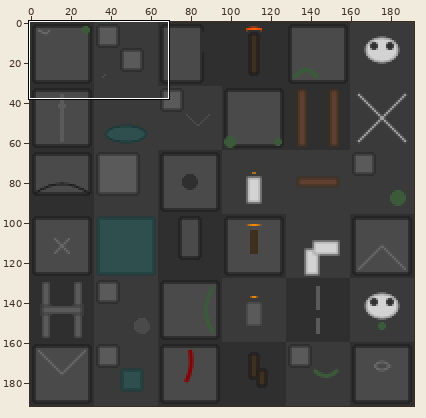
One commit to this sprite sheet: public/assets/tilesets/dungeon_tiles.png. The first picture is a wide view before the edit; the outline marks the close-up.
Close-up. Old version:
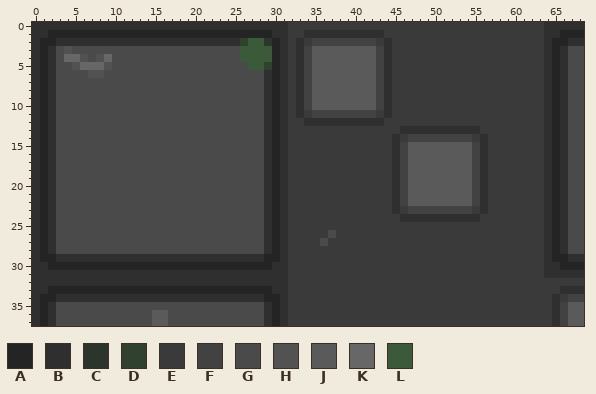
The file is 192x192 pixels. Colours within 5 levels of each other are drawn and written as one. Shown: x 0..68, y 0..37.
Palette (. is transparent): A #242424  B #2f2f2f  C #2c352c  D #304130  E #3a3a3a  F #424242  G #4a4a4a  H #525252  J #5a5a5a  K #676767  L #3a5a3a
Pixels before (only the part around the change), first column x 0:
 0 BBBBBBBBBBBBBBBBBBBBBBBBBBBBBBBBEEEEEEEEEEEEEEEEEEEEEEEEEEEEEEEEBBBBB
 1 BBAAAAAAAAAAAAAAAAAAAAAAAAAAAABBEEBBBBBBBBBBEEEEEEEEEEEEEEEEEEEEBBAAA
 2 BAABBBBBBBBBBBBBBBBBBBBBBBDLLCABEBEFFFFFFFFEBEEEEEEEEEEEEEEEEEEEBAABB
 3 BABGHGGGGGGGGGGGGGGGGGGGGGLLLLABEBFJJJJJJJJFBEEEEEEEEEEEEEEEEEEEBABGG
 4 BABGKKHGHKGGGGGGGGGGGGGGGGLLLLABEBFJJJJJJJJFBEEEEEEEEEEEEEEEEEEEBABGG
 5 BABGGHKKKHGGGGGGGGGGGGGGGGGLLDABEBFJJJJJJJJFBEEEEEEEEEEEEEEEEEEEBABGG
 6 BABGGGGHHGGGGGGGGGGGGGGGGGGGGBABEBFJJJJJJJJFBEEEEEEEEEEEEEEEEEEEBABGG
 7 BABGGGGGGGGGGGGGGGGGGGGGGGGGGBABEBFJJJJJJJJFBEEEEEEEEEEEEEEEEEEEBABGG
 8 BABGGGGGGGGGGGGGGGGGGGGGGGGGGBABEBFJJJJJJJJFBEEEEEEEEEEEEEEEEEEEBABGG
 9 BABGGGGGGGGGGGGGGGGGGGGGGGGGGBABEBFJJJJJJJJFBEEEEEEEEEEEEEEEEEEEBABGG
10 BABGGGGGGGGGGGGGGGGGGGGGGGGGGBABEBFJJJJJJJJFBEEEEEEEEEEEEEEEEEEEBABGG
11 BABGGGGGGGGGGGGGGGGGGGGGGGGGGBABEBEFFFFFFFFEBEEEEEEEEEEEEEEEEEEEBABGG
12 BABGGGGGGGGGGGGGGGGGGGGGGGGGGBABEEBBBBBBBBBBEEEEEEEEEEEEEEEEEEEEBABGG
13 BABGGGGGGGGGGGGGGGGGGGGGGGGGGBABEEEEEEEEEEEEEEBBBBBBBBBBEEEEEEEEBABGG
14 BABGGGGGGGGGGGGGGGGGGGGGGGGGGBABEEEEEEEEEEEEEBEFFFFFFFFEBEEEEEEEBABGG
15 BABGGGGGGGGGGGGGGGGGGGGGGGGGGBABEEEEEEEEEEEEEBFJJJJJJJJFBEEEEEEEBABGG
16 BABGGGGGGGGGGGGGGGGGGGGGGGGGGBABEEEEEEEEEEEEEBFJJJJJJJJFBEEEEEEEBABGG
17 BABGGGGGGGGGGGGGGGGGGGGGGGGGGBABEEEEEEEEEEEEEBFJJJJJJJJFBEEEEEEEBABGG
18 BABGGGGGGGGGGGGGGGGGGGGGGGGGGBABEEEEEEEEEEEEEBFJJJJJJJJFBEEEEEEEBABGG
19 BABGGGGGGGGGGGGGGGGGGGGGGGGGGBABEEEEEEEEEEEEEBFJJJJJJJJFBEEEEEEEBABGG
20 BABGGGGGGGGGGGGGGGGGGGGGGGGGGBABEEEEEEEEEEEEEBFJJJJJJJJFBEEEEEEEBABGG
21 BABGGGGGGGGGGGGGGGGGGGGGGGGGGBABEEEEEEEEEEEEEBFJJJJJJJJFBEEEEEEEBABGG
22 BABGGGGGGGGGGGGGGGGGGGGGGGGGGBABEEEEEEEEEEEEEBFJJJJJJJJFBEEEEEEEBABGG
23 BABGGGGGGGGGGGGGGGGGGGGGGGGGGBABEEEEEEEEEEEEEBEFFFFFFFFEBEEEEEEEBABGG
24 BABGGGGGGGGGGGGGGGGGGGGGGGGGGBABEEEEEEEEEEEEEEBBBBBBBBBBEEEEEEEEBABGG
25 BABGGGGGGGGGGGGGGGGGGGGGGGGGGBABEEEEEEEEEEEEEEEEEEEEEEEEEEEEEEEEBABGG
26 BABGGGGGGGGGGGGGGGGGGGGGGGGGGBABEEEEEGEEEEEEEEEEEEEEEEEEEEEEEEEEBABGG
27 BABGGGGGGGGGGGGGGGGGGGGGGGGGGBABEEEEGEEEEEEEEEEEEEEEEEEEEEEEEEEEBABGG
28 BABGGGGGGGGGGGGGGGGGGGGGGGGGGBABEEEEEEEEEEEEEEEEEEEEEEEEEEEEEEEEBABGG
29 BAABBBBBBBBBBBBBBBBBBBBBBBBBBAABEEEEEEEEEEEEEEEEEEEEEEEEEEEEEEEEBAABB
30 BBAAAAAAAAAAAAAAAAAAAAAAAAAAAABBEEEEEEEEEEEEEEEEEEEEEEEEEEEEEEEEBBAAA
31 BBBBBBBBBBBBBBBBBBBBBBBBBBBBBBBBEEEEEEEEEEEEEEEEEEEEEEEEEEEEEEEEBBBBB
32 BBBBBBBBBBBBBBBBBBBBBBBBBBBBBBBBEEEEEEEEEEEEEEEEEEEEEEEEEEEEEEEEEEEEE
33 BBAAAAAAAAAAAAAAAAAAAAAAAAAAAABBEEEEEEEEEEEEEEEEEEEEEEEEEEEEEEEEEEBBB
34 BAABBBBBBBBBBBBBBBBBBBBBBBBBBAABEEEEEEEEEEEEEEEEEEEEEEEEEEEEEEEEEBEFF
35 BABGGGGGGGGGGGGGGGGGGGGGGGGGGBABEEEEEEEEEEEEEEEEEEEEEEEEEEEEEEEEEBFJJ
The result:
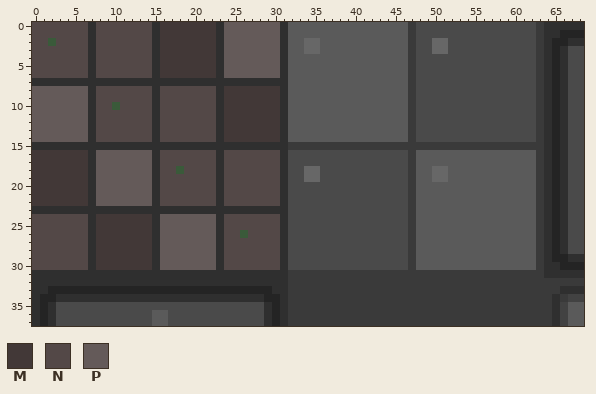
Colours new in this view: M #423837  N #534847  P #645a59
The edit:
y 0: x 0..6 BBBBBBB -> NNNNNNN; x 8..14 BBBBBBB -> NNNNNNN; x 16..22 BBBBBBB -> MMMMMMM; x 24..30 BBBBBBB -> PPPPPPP; x 32..46 EEEEEEEEEEEEEEE -> JJJJJJJJJJJJJJJ; x 48..62 EEEEEEEEEEEEEEE -> GGGGGGGGGGGGGGG
y 1: x 0..30 BBAAAAAAAAAAAAAAAAAAAAAAAAAAAAB -> NNNNNNNBNNNNNNNBMMMMMMMBPPPPPPP; x 32..46 EEBBBBBBBBBBEEE -> JJJJJJJJJJJJJJJ; x 48..62 EEEEEEEEEEEEEEE -> GGGGGGGGGGGGGGG
y 2: x 0..6 BAABBBB -> NNLNNNN; x 8..14 BBBBBBB -> NNNNNNN; x 16..22 BBBBBBB -> MMMMMMM; x 24..30 BBDLLCA -> PPPPPPP; x 32..46 EBEFFFFFFFFEBEE -> JJKKJJJJJJJJJJJ; x 48..62 EEEEEEEEEEEEEEE -> GGKKGGGGGGGGGGG
y 3: x 0..30 BABGHGGGGGGGGGGGGGGGGGGGGGLLLLA -> NNNNNNNBNNNNNNNBMMMMMMMBPPPPPPP; x 32..35 EBFJ -> JJKK; x 43..46 FBEE -> JJJJ; x 48..62 EEEEEEEEEEEEEEE -> GGKKGGGGGGGGGGG
y 4: x 0..30 BABGKKHGHKGGGGGGGGGGGGGGGGLLLLA -> NNNNNNNBNNNNNNNBMMMMMMMBPPPPPPP; x 32..34 EBF -> JJJ; x 43..46 FBEE -> JJJJ; x 48..62 EEEEEEEEEEEEEEE -> GGGGGGGGGGGGGGG
y 5: x 0..30 BABGGHKKKHGGGGGGGGGGGGGGGGGLLDA -> NNNNNNNBNNNNNNNBMMMMMMMBPPPPPPP; x 32..34 EBF -> JJJ; x 43..46 FBEE -> JJJJ; x 48..62 EEEEEEEEEEEEEEE -> GGGGGGGGGGGGGGG
y 6: x 0..30 BABGGGGHHGGGGGGGGGGGGGGGGGGGGBA -> NNNNNNNBNNNNNNNBMMMMMMMBPPPPPPP; x 32..34 EBF -> JJJ; x 43..46 FBEE -> JJJJ; x 48..62 EEEEEEEEEEEEEEE -> GGGGGGGGGGGGGGG
y 7: x 1 A -> B; x 3..28 GGGGGGGGGGGGGGGGGGGGGGGGGG -> BBBBBBBBBBBBBBBBBBBBBBBBBB; x 30 A -> B; x 32..34 EBF -> JJJ; x 43..46 FBEE -> JJJJ; x 48..62 EEEEEEEEEEEEEEE -> GGGGGGGGGGGGGGG
y 8..9: x 0..30 BABGGGGGGGGGGGGGGGGGGGGGGGGGGBA -> PPPPPPPBNNNNNNNBNNNNNNNBMMMMMMM; x 32..34 EBF -> JJJ; x 43..46 FBEE -> JJJJ; x 48..62 EEEEEEEEEEEEEEE -> GGGGGGGGGGGGGGG
y 10: x 0..30 BABGGGGGGGGGGGGGGGGGGGGGGGGGGBA -> PPPPPPPBNNLNNNNBNNNNNNNBMMMMMMM; x 32..34 EBF -> JJJ; x 43..46 FBEE -> JJJJ; x 48..62 EEEEEEEEEEEEEEE -> GGGGGGGGGGGGGGG
y 11: x 0..30 BABGGGGGGGGGGGGGGGGGGGGGGGGGGBA -> PPPPPPPBNNNNNNNBNNNNNNNBMMMMMMM; x 32..46 EBEFFFFFFFFEBEE -> JJJJJJJJJJJJJJJ; x 48..62 EEEEEEEEEEEEEEE -> GGGGGGGGGGGGGGG
y 12: x 0..30 BABGGGGGGGGGGGGGGGGGGGGGGGGGGBA -> PPPPPPPBNNNNNNNBNNNNNNNBMMMMMMM; x 32..46 EEBBBBBBBBBBEEE -> JJJJJJJJJJJJJJJ; x 48..62 EEEEEEEEEEEEEEE -> GGGGGGGGGGGGGGG
y 13: x 0..30 BABGGGGGGGGGGGGGGGGGGGGGGGGGGBA -> PPPPPPPBNNNNNNNBNNNNNNNBMMMMMMM; x 32..62 EEEEEEEEEEEEEEBBBBBBBBBBEEEEEEE -> JJJJJJJJJJJJJJJEGGGGGGGGGGGGGGG
y 14: x 0..30 BABGGGGGGGGGGGGGGGGGGGGGGGGGGBA -> PPPPPPPBNNNNNNNBNNNNNNNBMMMMMMM; x 32..62 EEEEEEEEEEEEEBEFFFFFFFFEBEEEEEE -> JJJJJJJJJJJJJJJEGGGGGGGGGGGGGGG
y 15: x 1 A -> B; x 3..28 GGGGGGGGGGGGGGGGGGGGGGGGGG -> BBBBBBBBBBBBBBBBBBBBBBBBBB; x 30 A -> B; x 45..56 BFJJJJJJJJFB -> EEEEEEEEEEEE
y 16..17: x 0..30 BABGGGGGGGGGGGGGGGGGGGGGGGGGGBA -> MMMMMMMBPPPPPPPBNNNNNNNBNNNNNNN; x 32..47 EEEEEEEEEEEEEBFJ -> GGGGGGGGGGGGGGGE; x 55..62 FBEEEEEE -> JJJJJJJJ
y 18: x 0..30 BABGGGGGGGGGGGGGGGGGGGGGGGGGGBA -> MMMMMMMBPPPPPPPBNNLNNNNBNNNNNNN; x 32..47 EEEEEEEEEEEEEBFJ -> GGKKGGGGGGGGGGGE; x 50..51 JJ -> KK; x 55..62 FBEEEEEE -> JJJJJJJJ
y 19: x 0..30 BABGGGGGGGGGGGGGGGGGGGGGGGGGGBA -> MMMMMMMBPPPPPPPBNNNNNNNBNNNNNNN; x 32..47 EEEEEEEEEEEEEBFJ -> GGKKGGGGGGGGGGGE; x 50..51 JJ -> KK; x 55..62 FBEEEEEE -> JJJJJJJJ
y 20..22: x 0..30 BABGGGGGGGGGGGGGGGGGGGGGGGGGGBA -> MMMMMMMBPPPPPPPBNNNNNNNBNNNNNNN; x 32..47 EEEEEEEEEEEEEBFJ -> GGGGGGGGGGGGGGGE; x 55..62 FBEEEEEE -> JJJJJJJJ
y 23: x 1 A -> B; x 3..28 GGGGGGGGGGGGGGGGGGGGGGGGGG -> BBBBBBBBBBBBBBBBBBBBBBBBBB; x 30 A -> B; x 32..62 EEEEEEEEEEEEEBEFFFFFFFFEBEEEEEE -> GGGGGGGGGGGGGGGEJJJJJJJJJJJJJJJ
y 24: x 0..30 BABGGGGGGGGGGGGGGGGGGGGGGGGGGBA -> NNNNNNNBMMMMMMMBPPPPPPPBNNNNNNN; x 32..62 EEEEEEEEEEEEEEBBBBBBBBBBEEEEEEE -> GGGGGGGGGGGGGGGEJJJJJJJJJJJJJJJ
y 25: x 0..30 BABGGGGGGGGGGGGGGGGGGGGGGGGGGBA -> NNNNNNNBMMMMMMMBPPPPPPPBNNNNNNN; x 32..46 EEEEEEEEEEEEEEE -> GGGGGGGGGGGGGGG; x 48..62 EEEEEEEEEEEEEEE -> JJJJJJJJJJJJJJJ
y 26: x 0..30 BABGGGGGGGGGGGGGGGGGGGGGGGGGGBA -> NNNNNNNBMMMMMMMBPPPPPPPBNNLNNNN; x 32..36 EEEEE -> GGGGG; x 38..46 EEEEEEEEE -> GGGGGGGGG; x 48..62 EEEEEEEEEEEEEEE -> JJJJJJJJJJJJJJJ
y 27: x 0..30 BABGGGGGGGGGGGGGGGGGGGGGGGGGGBA -> NNNNNNNBMMMMMMMBPPPPPPPBNNNNNNN; x 32..35 EEEE -> GGGG; x 37..46 EEEEEEEEEE -> GGGGGGGGGG; x 48..62 EEEEEEEEEEEEEEE -> JJJJJJJJJJJJJJJ
y 28: x 0..30 BABGGGGGGGGGGGGGGGGGGGGGGGGGGBA -> NNNNNNNBMMMMMMMBPPPPPPPBNNNNNNN; x 32..46 EEEEEEEEEEEEEEE -> GGGGGGGGGGGGGGG; x 48..62 EEEEEEEEEEEEEEE -> JJJJJJJJJJJJJJJ
y 29: x 0..6 BAABBBB -> NNNNNNN; x 8..14 BBBBBBB -> MMMMMMM; x 16..22 BBBBBBB -> PPPPPPP; x 24..30 BBBBBAA -> NNNNNNN; x 32..46 EEEEEEEEEEEEEEE -> GGGGGGGGGGGGGGG; x 48..62 EEEEEEEEEEEEEEE -> JJJJJJJJJJJJJJJ
y 30: x 0..30 BBAAAAAAAAAAAAAAAAAAAAAAAAAAAAB -> NNNNNNNBMMMMMMMBPPPPPPPBNNNNNNN; x 32..46 EEEEEEEEEEEEEEE -> GGGGGGGGGGGGGGG; x 48..62 EEEEEEEEEEEEEEE -> JJJJJJJJJJJJJJJ
